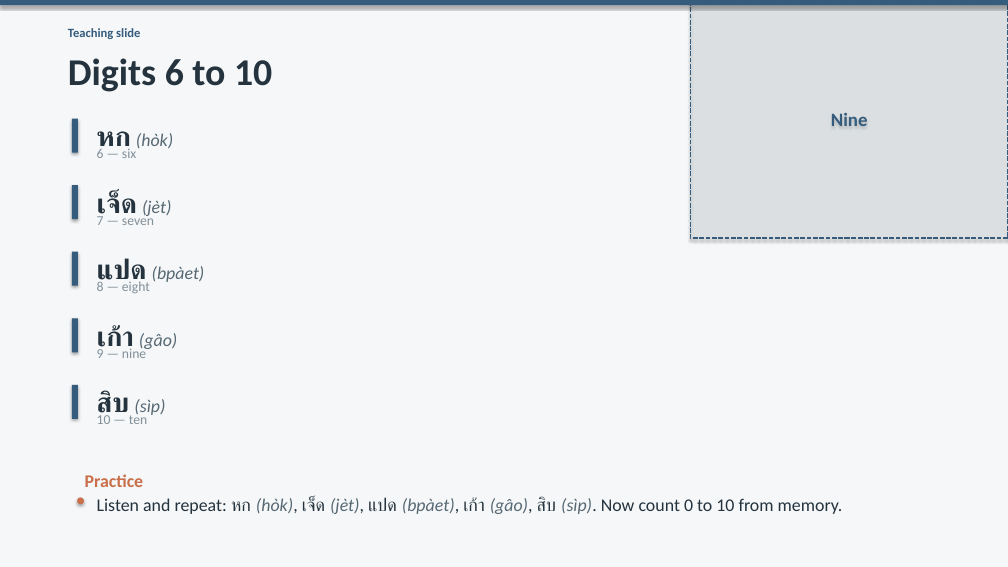
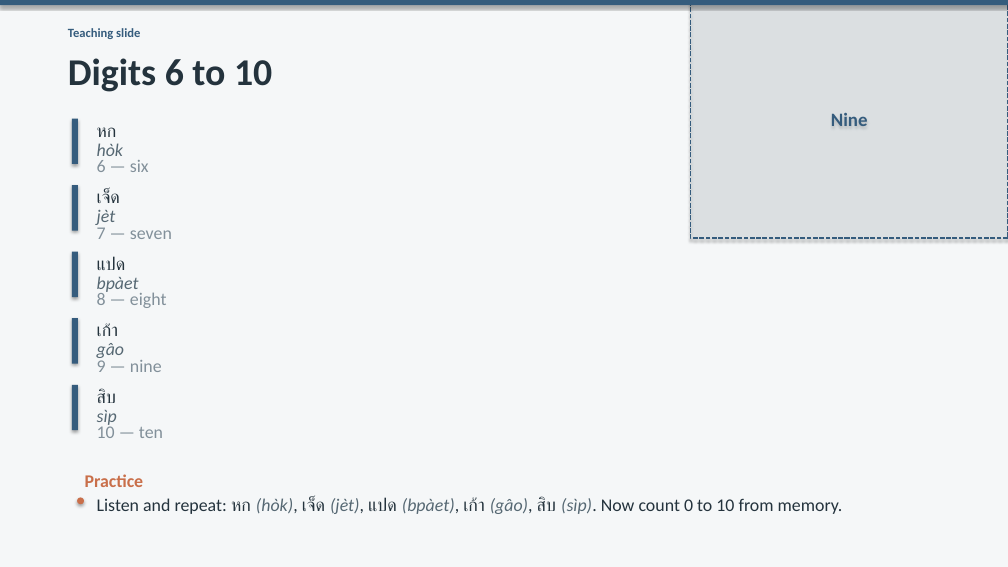
Before and after one commit to OTFTCS/thai-nine, a slide deck: slide 4 of course/modules/M01/L004/M01-L004-canva-deck.pptx. Drawn at 1008x567 pixels with LibreOffice and Linux fonts; fonts in the diff are those of the drawing. Boxes give left, top, right and bottom in pixels: in the first picture for what was removed or moved away, otherwise in the second. Text is boxed around its words. In the diff, an @@ line names an element or a change of style, - is before the commit and + after.

```diff
--- a/course/modules/M01/L004/M01-L004-canva-deck.pptx
+++ b/course/modules/M01/L004/M01-L004-canva-deck.pptx
@@ rectangle: place and size @@
-rectangle at box(72, 119, 78, 153)
+rectangle at box(72, 119, 78, 164)
@@ text at box(97, 127, 117, 137): text changed; text colour #566873 to #24333D; italic off @@
-หก (hòk)
+หก
@@ text added at box(97, 143, 123, 161), 17 pt, text #566873, italic @@
+hòk
@@ rectangle: place and size @@
-rectangle at box(72, 185, 78, 219)
+rectangle at box(72, 185, 78, 231)
@@ text at box(97, 190, 120, 203): text changed; text colour #566873 to #24333D; italic off @@
-เจ็ด (jèt)
+เจ็ด
@@ text added at box(97, 210, 116, 228), 17 pt, text #566873, italic @@
+jèt
@@ rectangle: place and size @@
-rectangle at box(72, 252, 78, 286)
+rectangle at box(72, 252, 78, 297)
@@ text at box(97, 256, 126, 270): text changed; text colour #566873 to #24333D; italic off @@
-แปด (bpàet)
+แปด
@@ text added at box(97, 276, 139, 294), 17 pt, text #566873, italic @@
+bpàet
@@ rectangle: place and size @@
-rectangle at box(72, 318, 78, 352)
+rectangle at box(72, 318, 78, 364)
@@ text at box(97, 323, 118, 336): text changed; text colour #566873 to #24333D; italic off @@
-เก้า (gâo)
+เก้า
@@ text added at box(97, 343, 125, 361), 17 pt, text #566873, italic @@
+gâo
@@ rectangle: place and size @@
-rectangle at box(72, 385, 78, 419)
+rectangle at box(72, 385, 78, 430)
@@ text at box(97, 389, 116, 403): text changed; text colour #566873 to #24333D; italic off @@
-สิบ (sìp)
+สิบ
@@ 5 texts: place and size @@
-5 texts at box(97, 149, 154, 424)
+5 texts at box(97, 160, 172, 438)
@@ size 13 to 17 pt in 5 elements at box(97, 160, 149, 172), box(97, 224, 172, 239), box(97, 292, 167, 308), box(97, 357, 162, 372), box(97, 424, 163, 438) @@
@@ text added at box(97, 410, 117, 427), 17 pt, text #566873, italic @@
+sìp
```
Also in this commit, not shown: 4 other slides changed, 3 other files.
